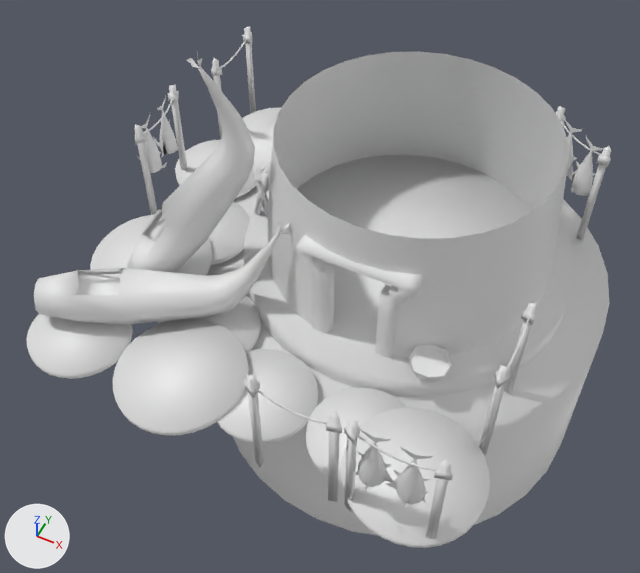
An edit to the COLLADA model art/meshes/structural/pukara/dock.dae, drawn before and after from the same camera.
The view is the same before and after, from a 50 mm camera at (8.7, -18.3, 22.9) aimed at (-0.4, -0.2, 0.3). The axes (+X, +Y, +Z) are drawn at lower left. The lights are the same throughout. The older version comes first. Vertices at exactly the same position are counted once.

In view in the first picture: 'dock'.
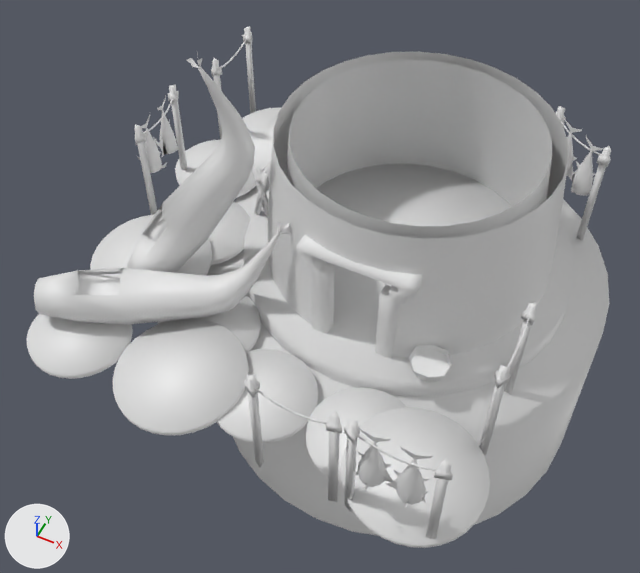
Commit message: corrigindo interior dock pukara

What differs and where, as boxes [x1, y1, x2, y2] in the pictures (640 x 573 px):
part 1 of me_tuna_mesh_003, added
    after: [286, 60, 552, 263]

The edits, one by one:
me_tuna_mesh_003 is used by ob_dock; location (0.0, 0.0, 0.0).
me_tuna_mesh_003 had 2974 vertices, 3668 faces and spanned x -8.3..8.8, y -7.6..9.5, z -6.9..8.8.
me_tuna_mesh_003 now has 3135 vertices, 3916 faces and spans x -8.3..8.8, y -7.6..9.5, z -6.9..8.8.
me_tuna_mesh_003 part 1: the loose piece of 161 vertices spanning x -3.1..6.6, y -2.3..7.3, z 0.9..5.7 is copied, and the copy is scaled about its middle by (0.893, 0.893, 1); it spans x -2.6..6.1, y -1.8..6.7, z 0.9..5.7.
